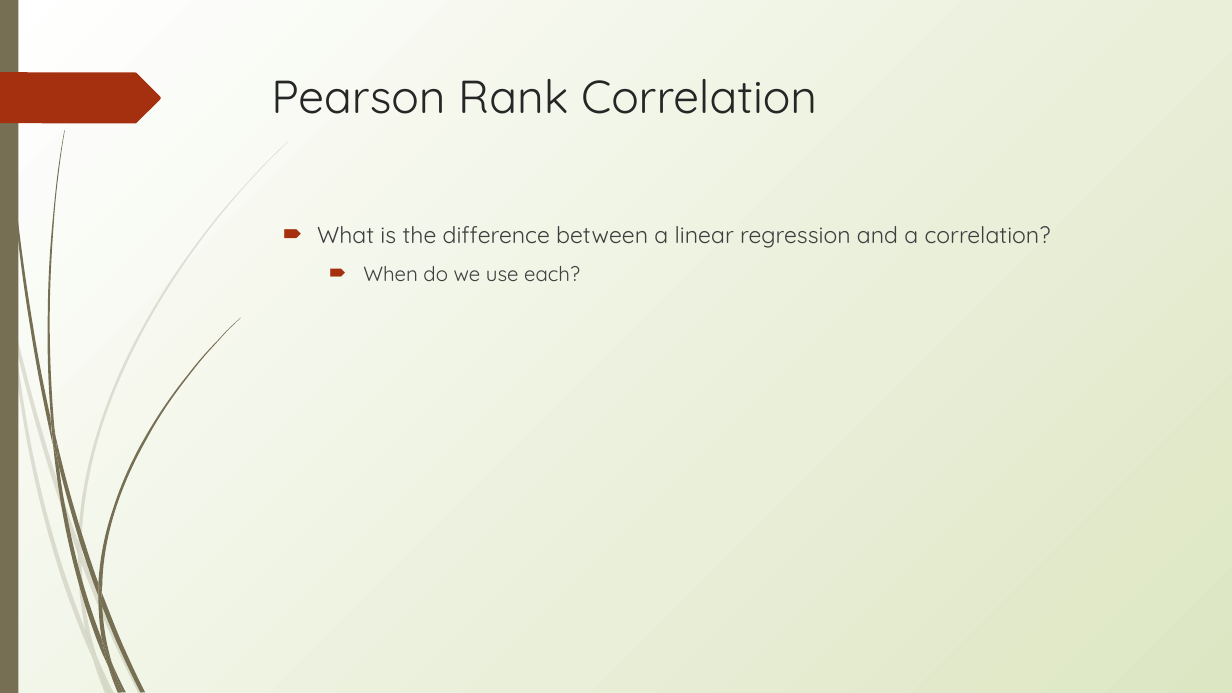
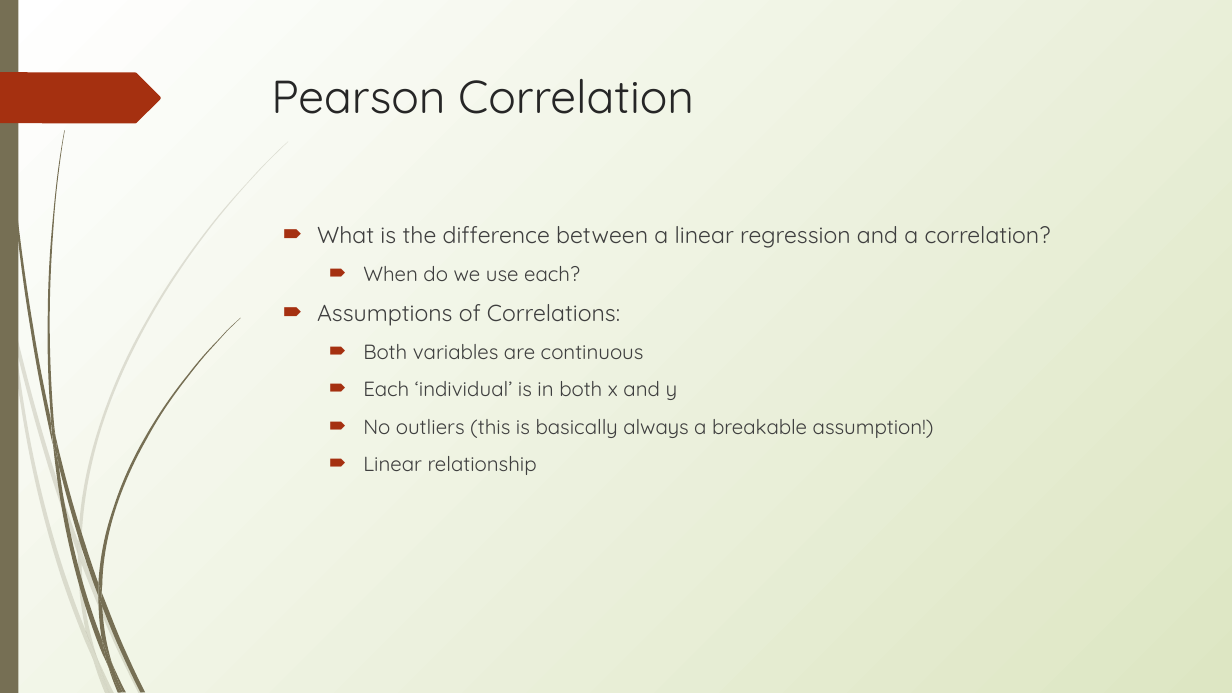
Before and after one commit to erynmcfarlane/GraduateStatsClass, a slide deck: slide 14 of Lecture3.pptx (slide 13 before the commit). Drawn at 1232x693 pixels with LibreOffice and Linux fonts; fonts in the diff are those of the drawing. Boxes give left, top, right and bottom in pixels: in the first picture for what was removed or moved away, otherwise in the second. Text is boxed around its words. In the diff, an @@ line names an element or a change of style, - is before the commit and + after.

```diff
--- a/Lecture3.pptx
+++ b/Lecture3.pptx
@@ title at bbox=[271, 79, 694, 114]: text changed @@
-Pearson Rank Correlation
+Pearson Correlation
@@ text at bbox=[317, 304, 934, 475]: paragraphs added @@
+🠶 Assumptions of Correlations:
+  🠶 Both variables are continuous
+  🠶 Each ‘individual’ is in both x and y
+  🠶 No outliers (this is basically always a breakable assumption!)
+  🠶 Linear relationship
```
Also in this commit, not shown: 5 other slides changed, 4 slides added, 2 other files.
